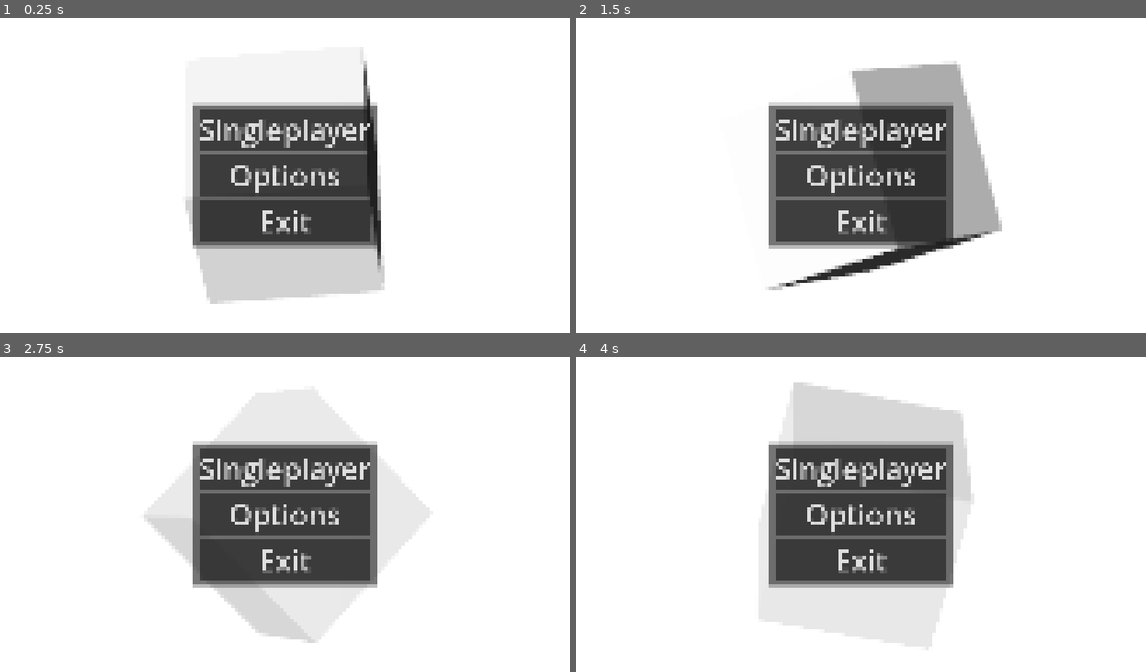
Above: before the commit, frames 1-4 (two rows, left to right).
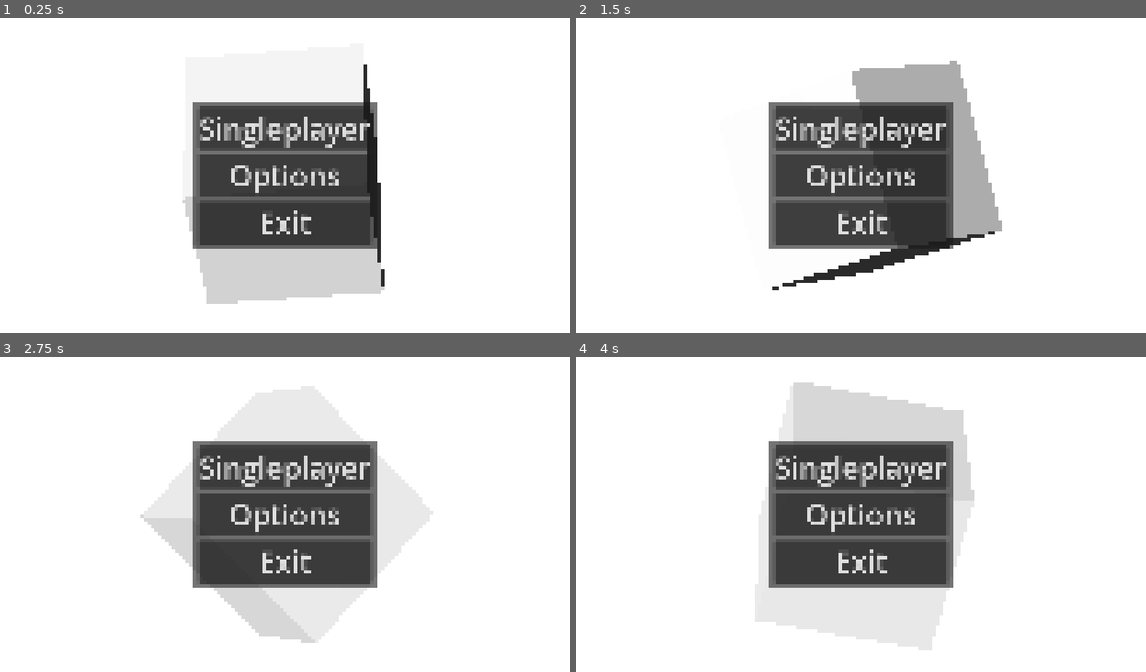
Above: after the commit, the same moments.

Repository: runeteamop/Teamop-Godot-Game
Game: Godot game, scene res://bin/main.tscn
Two runs of this game, one before a commit and one after it. Both use one fixed random seed, a clock stepped at 60 frames per second and the inputs below.
Inputs (mouse positions are in pixels of both pictures, inside the frame that each line leads up to):
- Up to frame 1 (0.25 s): no input
- Up to frame 2 (1.5 s): click "Options" at 0.5 s; click "Back" at 1.25 s
- Up to frame 3 (2.75 s): move the mouse to (410, 498) at 2.02 s; hold D (Right) from 2.03 s (still down); tap Space (Dash) at 2.1 s
- Up to frame 4 (4 s): move the mouse to (747, 530) at 2.77 s; release D (Right) at 2.78 s; hold S (Down) 2.78-3.53 s; click (747, 530) at 2.85 s; move the mouse to (918, 442) at 3.52 s; hold D (Right) from 3.53 s (still down); tap Space (Dash) at 3.6 s

The runs differ from the first frame. In frame 1, 2.4% of the frame differs, in the area x 32-68%, y 13-91%; in frame 2, 2.6%, in the area x 33-75%, y 13-87%; in frame 3, 2.1%; in frame 4, 2.1%.

Commit message:
Tilføjet flere indstillinger

Diff:
--- a/bin/autoload/options_manager.gd
+++ b/bin/autoload/options_manager.gd
@@ -13,6 +13,8 @@
 		options_file.set_value("display", "window_mode", 0)
 		options_file.set_value("display", "resolution_scale", 1.0)
 		options_file.set_value("display", "ui_scale", 1.0)
+		options_file.set_value("display", "vertical_syncronization", 0)
+		options_file.set_value("display", "antialiasing", 0)
 
 		save_options()
 
@@ -20,6 +22,8 @@
 	DisplayServer.window_set_mode(options_file.get_value("display", "window_mode"))
 	get_viewport().scaling_3d_scale = options_file.get_value("display", "resolution_scale")
 	get_window().content_scale_factor = options_file.get_value("display", "ui_scale")
+	DisplayServer.window_set_vsync_mode(options_file.get_value("display", "vertical_syncronization"))
+	RenderingServer.viewport_set_msaa_3d(get_viewport().get_viewport_rid(), options_file.get_value("display", "antialiasing"))
 
 func options_to_buffer(key: String, subkey: String, value: Variant) -> void:
 	options_buffer[subkey] = func() -> void: options_file.set_value(key, subkey, value)
--- a/bin/ui/options_menu.gd
+++ b/bin/ui/options_menu.gd
@@ -7,11 +7,19 @@
 @export var window_mode_selector: OptionButton
 @export var resolution_scale_slider: HSlider
 @export var ui_scale_slider: HSlider
+@export var vsync_selector: OptionButton
+
+func _option_changed() -> Node:
+	var option_changed = Label.new()
+	option_changed.text = "*"
+
+	return option_changed
 
 func _enter_tree() -> void:
 	window_mode_selector.selected = WINDOW_MODE_VALUES.find(OptionsManager.options_file.get_value("display", "window_mode"))
 	resolution_scale_slider.value = OptionsManager.options_file.get_value("display", "resolution_scale")
 	ui_scale_slider.value = OptionsManager.options_file.get_value("display", "ui_scale")
+	vsync_selector.selected = OptionsManager.options_file.get_value("display", "vertical_syncronization")
 
 func _on_back_pressed() -> void:
 	Global.goto_last_menu()
@@ -28,3 +36,11 @@
 
 func _on_ui_scale_slider_value_changed(value: float) -> void:
 	OptionsManager.options_to_buffer("display", "ui_scale", value)
+
+func _on_v_sync_selector_item_selected(index: int) -> void:
+	OptionsManager.options_to_buffer("display", "vertical_syncronization", index)
+	$PanelContainer/MarginContainer/VBoxContainer/HBoxContainer4.add_child(_option_changed())
+
+func _on_anti_aliasing_selector_item_selected(index: int) -> void:
+	OptionsManager.options_to_buffer("display", "antialiasing", index)
+	$PanelContainer/MarginContainer/VBoxContainer/HBoxContainer5.add_child(_option_changed())
--- a/bin/ui/options_menu.tscn
+++ b/bin/ui/options_menu.tscn
@@ -2,7 +2,7 @@
 
 [ext_resource type="Script" uid="uid://d2jsu0hxqy0rh" path="res://bin/ui/options_menu.gd" id="1_wlw1i"]
 
-[node name="OptionsMenu" type="Control" unique_id=1634851606 node_paths=PackedStringArray("window_mode_selector", "resolution_scale_slider", "ui_scale_slider")]
+[node name="OptionsMenu" type="Control" unique_id=1634851606 node_paths=PackedStringArray("window_mode_selector", "resolution_scale_slider", "ui_scale_slider", "vsync_selector")]
 process_mode = 3
 layout_mode = 3
 anchors_preset = 15
@@ -11,67 +11,60 @@
 grow_horizontal = 2
 grow_vertical = 2
 script = ExtResource("1_wlw1i")
-window_mode_selector = NodePath("MarginContainer/Panel/GridContainer/WindowModeSelector")
-resolution_scale_slider = NodePath("MarginContainer/Panel/GridContainer/ResolutionScaleSlider")
-ui_scale_slider = NodePath("MarginContainer/Panel/GridContainer/UIScaleSlider")
-
-[node name="MarginContainer" type="MarginContainer" parent="." unique_id=353818162]
-layout_mode = 1
-anchors_preset = 15
-anchor_right = 1.0
-anchor_bottom = 1.0
-grow_horizontal = 2
-grow_vertical = 2
-theme_override_constants/margin_left = 64
-theme_override_constants/margin_top = 64
-theme_override_constants/margin_right = 64
-theme_override_constants/margin_bottom = 64
-
-[node name="Panel" type="Panel" parent="MarginContainer" unique_id=586967485]
-layout_mode = 2
-
-[node name="Back" type="Button" parent="MarginContainer/Panel" unique_id=1789671339]
-layout_mode = 1
-anchors_preset = 2
-anchor_top = 1.0
-anchor_bottom = 1.0
-offset_top = -180.0
-offset_right = 270.0
-grow_vertical = 0
-theme_override_font_sizes/font_size = 96
-text = "Back
-"
-
-[node name="Apply" type="Button" parent="MarginContainer/Panel" unique_id=1065271448]
-layout_mode = 1
-anchors_preset = 3
-anchor_left = 1.0
-anchor_top = 1.0
-anchor_right = 1.0
-anchor_bottom = 1.0
-offset_left = -48.0
-offset_top = -48.0
-grow_horizontal = 0
-grow_vertical = 0
-theme_override_font_sizes/font_size = 96
-text = "Apply"
-
-[node name="GridContainer" type="GridContainer" parent="MarginContainer/Panel" unique_id=816707021]
+window_mode_selector = NodePath("PanelContainer/MarginContainer/VBoxContainer/HBoxContainer/WindowModeSelector")
+resolution_scale_slider = NodePath("PanelContainer/MarginContainer/VBoxContainer/HBoxContainer2/ResolutionScaleSlider")
+ui_scale_slider = NodePath("PanelContainer/MarginContainer/VBoxContainer/HBoxContainer3/UIScaleSlider")
+vsync_selector = NodePath("PanelContainer/MarginContainer/VBoxContainer/HBoxContainer4/VSyncSelector")
+
+[node name="PanelContainer" type="PanelContainer" parent="." unique_id=1446137768]
 layout_mode = 1
 anchors_preset = 8
 anchor_left = 0.5
 anchor_top = 0.5
 anchor_right = 0.5
 anchor_bottom = 0.5
-offset_left = -20.0
-offset_top = -20.0
-offset_right = 20.0
-offset_bottom = 20.0
+offset_left = -1000.0
+offset_top = -500.0
+offset_right = 1000.0
+offset_bottom = 500.0
 grow_horizontal = 2
 grow_vertical = 2
-columns = 2
-
-[node name="WindowModeLabel" type="Label" parent="MarginContainer/Panel/GridContainer" unique_id=298829647]
+
+[node name="MarginContainer" type="MarginContainer" parent="PanelContainer" unique_id=353818162]
+layout_mode = 2
+theme_override_constants/margin_left = 16
+theme_override_constants/margin_top = 16
+theme_override_constants/margin_right = 16
+theme_override_constants/margin_bottom = 16
+
+[node name="Back" type="Button" parent="PanelContainer/MarginContainer" unique_id=1789671339]
+layout_mode = 2
+size_flags_horizontal = 0
+size_flags_vertical = 8
+theme_override_font_sizes/font_size = 96
+text = "Back
+"
+
+[node name="Apply" type="Button" parent="PanelContainer/MarginContainer" unique_id=1065271448]
+layout_mode = 2
+size_flags_horizontal = 8
+size_flags_vertical = 8
+theme_override_font_sizes/font_size = 96
+text = "Apply"
+
+[node name="VBoxContainer" type="VBoxContainer" parent="PanelContainer/MarginContainer" unique_id=400367109]
+layout_mode = 2
+size_flags_horizontal = 4
+size_flags_vertical = 4
+theme_override_constants/separation = 32
+
+[node name="HBoxContainer" type="HBoxContainer" parent="PanelContainer/MarginContainer/VBoxContainer" unique_id=762231522]
+layout_mode = 2
+size_flags_horizontal = 4
+size_flags_vertical = 4
+theme_override_constants/separation = 32
+
+[node name="WindowModeLabel" type="Label" parent="PanelContainer/MarginContainer/VBoxContainer/HBoxContainer" unique_id=298829647]
 layout_mode = 2
 size_flags_horizontal = 3
 size_flags_vertical = 6
@@ -79,12 +72,13 @@
 text = "Window mode:"
 horizontal_alignment = 2
 
-[node name="WindowModeSelector" type="OptionButton" parent="MarginContainer/Panel/GridContainer" unique_id=832595853]
+[node name="WindowModeSelector" type="OptionButton" parent="PanelContainer/MarginContainer/VBoxContainer/HBoxContainer" unique_id=832595853]
 layout_mode = 2
 size_flags_horizontal = 3
 size_flags_vertical = 3
 theme_override_font_sizes/font_size = 96
 alignment = 1
+selected = 0
 item_count = 3
 popup/item_0/text = "Window"
 popup/item_0/id = 0
@@ -93,15 +87,21 @@
 popup/item_2/text = "Exclusive fullscreen"
 popup/item_2/id = 2
 
-[node name="ResolutionScaleLabel" type="Label" parent="MarginContainer/Panel/GridContainer" unique_id=1858538434]
+[node name="HBoxContainer2" type="HBoxContainer" parent="PanelContainer/MarginContainer/VBoxContainer" unique_id=557910304]
+layout_mode = 2
+size_flags_vertical = 4
+theme_override_constants/separation = 32
+
+[node name="ResolutionScaleLabel" type="Label" parent="PanelContainer/MarginContainer/VBoxContainer/HBoxContainer2" unique_id=1858538434]
 layout_mode = 2
 size_flags_horizontal = 3
 size_flags_vertical = 6
 theme_override_font_sizes/font_size = 96
 text = "Resolution scale:"
 horizontal_alignment = 2
-
-[node name="ResolutionScaleSlider" type="HSlider" parent="MarginContainer/Panel/GridContainer" unique_id=970319819]
+vertical_alignment = 1
+
+[node name="ResolutionScaleSlider" type="HSlider" parent="PanelContainer/MarginContainer/VBoxContainer/HBoxContainer2" unique_id=970319819]
 layout_mode = 2
 size_flags_horizontal = 3
 size_flags_vertical = 3
@@ -110,15 +110,21 @@
 step = 0.1
 value = 1.0
 
-[node name="UIScaleLabel" type="Label" parent="MarginContainer/Panel/GridContainer" unique_id=1314563658]
+[node name="HBoxContainer3" type="HBoxContainer" parent="PanelContainer/MarginContainer/VBoxContainer" unique_id=1704393054]
+layout_mode = 2
+size_flags_vertical = 4
+theme_override_constants/separation = 32
+
+[node name="UIScaleLabel" type="Label" parent="PanelContainer/MarginContainer/VBoxContainer/HBoxContainer3" unique_id=1314563658]
 layout_mode = 2
 size_flags_horizontal = 3
 size_flags_vertical = 6
 theme_override_font_sizes/font_size = 96
 text = "UI scale:"
 horizontal_alignment = 2
-
-[node name="UIScaleSlider" type="HSlider" parent="MarginContainer/Panel/GridContainer" unique_id=934266650]
+vertical_alignment = 1
+
+[node name="UIScaleSlider" type="HSlider" parent="PanelContainer/MarginContainer/VBoxContainer/HBoxContainer3" unique_id=934266650]
 layout_mode = 2
 size_flags_horizontal = 3
 size_flags_vertical = 3
@@ -127,8 +133,69 @@
 step = 0.1
 value = 1.0
 
-[connection signal="pressed" from="MarginContainer/Panel/Back" to="." method="_on_back_pressed"]
-[connection signal="pressed" from="MarginContainer/Panel/Apply" to="." method="_on_apply_pressed"]
-[connection signal="item_selected" from="MarginContainer/Panel/GridContainer/WindowModeSelector" to="." method="_on_window_mode_selector_item_selected"]
-[connection signal="value_changed" from="MarginContainer/Panel/GridContainer/ResolutionScaleSlider" to="." method="_on_resolution_scale_slider_value_changed"]
-[connection signal="value_changed" from="MarginContainer/Panel/GridContainer/UIScaleSlider" to="." method="_on_ui_scale_slider_value_changed"]
+[node name="HBoxContainer4" type="HBoxContainer" parent="PanelContainer/MarginContainer/VBoxContainer" unique_id=1425840468]
+layout_mode = 2
+size_flags_horizontal = 4
+size_flags_vertical = 4
+theme_override_constants/separation = 32
+
+[node name="VSyncLabel" type="Label" parent="PanelContainer/MarginContainer/VBoxContainer/HBoxContainer4" unique_id=1570201098]
+layout_mode = 2
+theme_override_font_sizes/font_size = 96
+text = "Vertical syncronization:"
+horizontal_alignment = 2
+vertical_alignment = 1
+
+[node name="VSyncSelector" type="OptionButton" parent="PanelContainer/MarginContainer/VBoxContainer/HBoxContainer4" unique_id=2018643151]
+layout_mode = 2
+size_flags_horizontal = 3
+alignment = 1
+selected = 0
+item_count = 3
+popup/item_0/text = "Disabled"
+popup/item_0/id = 0
+popup/item_1/text = "Adaptive"
+popup/item_1/id = 1
+popup/item_2/text = "Enabled"
+popup/item_2/id = 2
+
+[node name="HBoxContainer5" type="HBoxContainer" parent="PanelContainer/MarginContainer/VBoxContainer" unique_id=43373184]
+layout_mode = 2
+size_flags_horizontal = 4
+theme_override_constants/separation = 32
+
+[node name="AntiAliasingLabel" type="Label" parent="PanelContainer/MarginContainer/VBoxContainer/HBoxContainer5" unique_id=1326951828]
+layout_mode = 2
+size_flags_vertical = 1
+theme_override_font_sizes/font_size = 96
+text = "Anti-aliasing:"
+horizontal_alignment = 2
+vertical_alignment = 1
+
+[node name="AntiAliasingSelector" type="OptionButton" parent="PanelContainer/MarginContainer/VBoxContainer/HBoxContainer5" unique_id=2009486185]
+layout_mode = 2
+alignment = 1
+selected = 0
+item_count = 4
+popup/item_0/text = "None"
+popup/item_0/id = 0
+popup/item_1/text = "MSAA x2"
+popup/item_1/id = 1
+popup/item_2/text = "MSAA x4"
+popup/item_2/id = 2
+popup/item_3/text = "MSAA x8"
+popup/item_3/id = 3
+
+[node name="Label" type="Label" parent="PanelContainer/MarginContainer" unique_id=2124860629]
+layout_mode = 2
+size_flags_vertical = 8
+text = "HUSK, INGEN TEMAER!"
+horizontal_alignment = 1
+
+[connection signal="pressed" from="PanelContainer/MarginContainer/Back" to="." method="_on_back_pressed"]
+[connection signal="pressed" from="PanelContainer/MarginContainer/Apply" to="." method="_on_apply_pressed"]
+[connection signal="item_selected" from="PanelContainer/MarginContainer/VBoxContainer/HBoxContainer/WindowModeSelector" to="." method="_on_window_mode_selector_item_selected"]
+[connection signal="value_changed" from="PanelContainer/MarginContainer/VBoxContainer/HBoxContainer2/ResolutionScaleSlider" to="." method="_on_resolution_scale_slider_value_changed"]
+[connection signal="value_changed" from="PanelContainer/MarginContainer/VBoxContainer/HBoxContainer3/UIScaleSlider" to="." method="_on_ui_scale_slider_value_changed"]
+[connection signal="item_selected" from="PanelContainer/MarginContainer/VBoxContainer/HBoxContainer4/VSyncSelector" to="." method="_on_v_sync_selector_item_selected"]
+[connection signal="item_selected" from="PanelContainer/MarginContainer/VBoxContainer/HBoxContainer5/AntiAliasingSelector" to="." method="_on_anti_aliasing_selector_item_selected"]
--- a/project.godot
+++ b/project.godot
@@ -30,6 +30,10 @@
 window/stretch/mode="canvas_items"
 window/stretch/aspect="expand"
 window/vsync/vsync_mode=0
+
+[gui]
+
+theme/default_theme_scale=2.0
 
 [input]
 
@@ -97,7 +101,5 @@
 global_illumination/voxel_gi/quality=1
 environment/ssao/quality=3
 environment/ssil/quality=3
-anti_aliasing/quality/msaa_2d=3
-anti_aliasing/quality/msaa_3d=3
 environment/screen_space_reflection/half_size=false
 environment/subsurface_scattering/subsurface_scattering_quality=3
